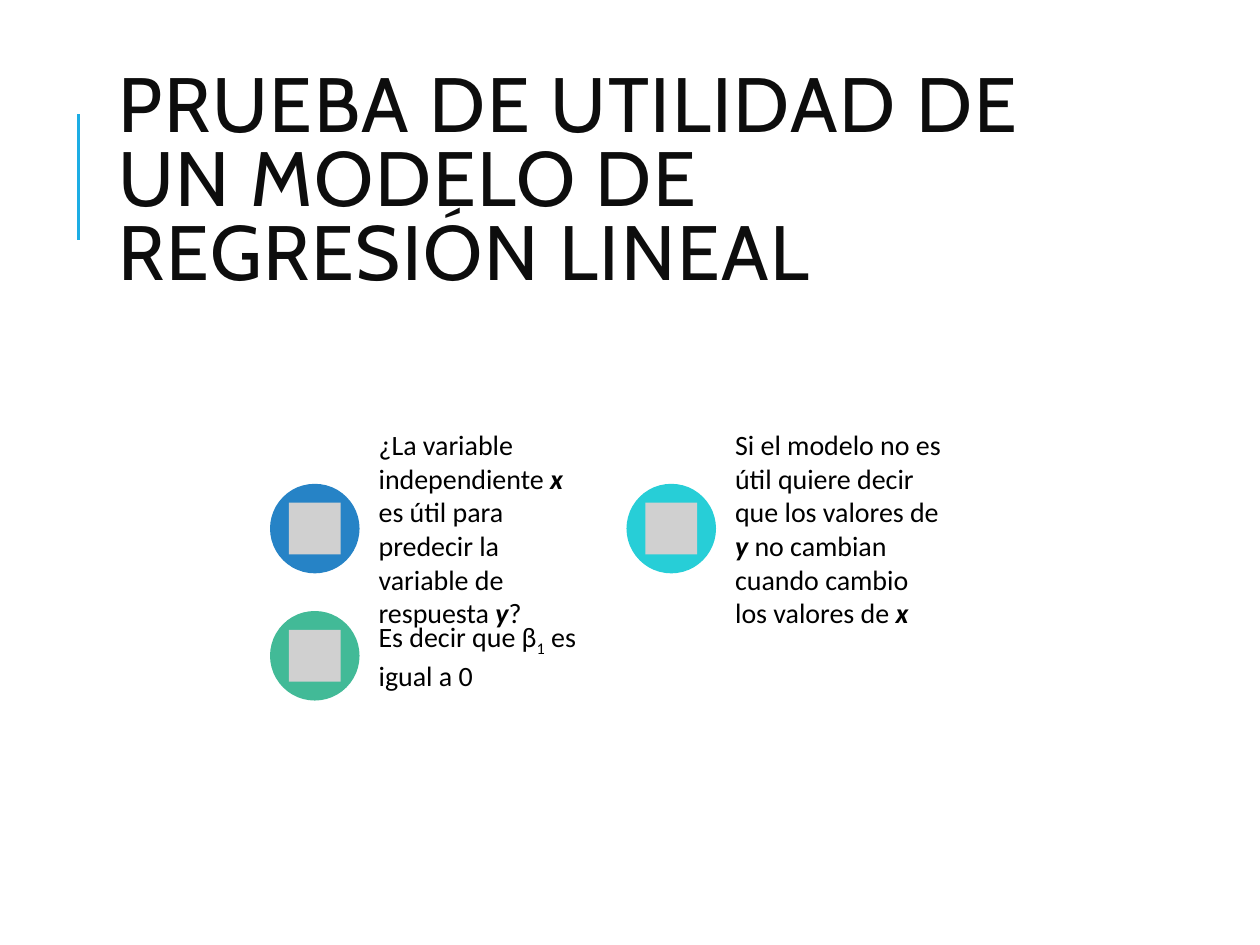
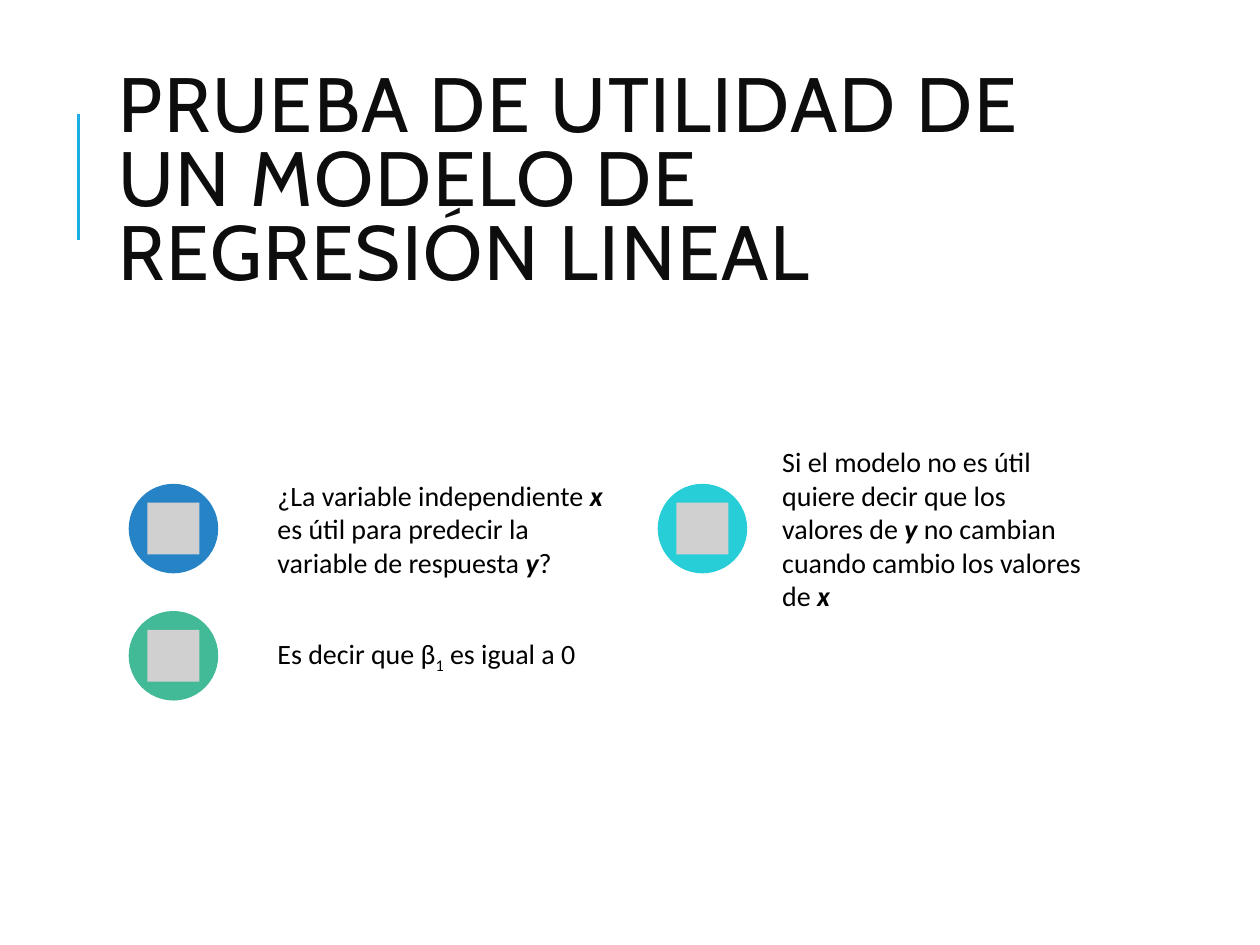
Before and after one commit to delany-ramirez/charlas, a slide deck: slide 12 of PyPereira_LR/Regresion Lineal.pptx. Drawn at 1260x945 pixels with LibreOffice and Linux fonts; fonts in the diff are those of the drawing; grey boxes stand for pictures. Boxes give left, top, right and bottom in pixels: in the first picture for what was removed or moved away, otherwise in the second. Text is boxed around its words. In the diff, an @@ line names an element or a change of style, - is before the commit and + after.

```diff
--- a/PyPereira_LR/Regresion Lineal.pptx
+++ b/PyPereira_LR/Regresion Lineal.pptx
@@ text "Si el modelo no es ..." rewrapped from bbox=[735, 435, 941, 624] to bbox=[782, 452, 1081, 606] @@
@@ text "¿La variable independiente x es ..." rewrapped from bbox=[379, 435, 563, 630] to bbox=[277, 486, 603, 578] @@
@@ ellipse: place and size @@
-ellipse at bbox=[626, 484, 716, 573]
+ellipse at bbox=[658, 484, 747, 573]
@@ picture: place and size @@
-picture at bbox=[645, 503, 697, 554]
+picture at bbox=[677, 503, 728, 554]
@@ 2 pictures, 2 ellipses: place and size @@
-2 pictures, 2 ellipses at bbox=[270, 484, 359, 701]
+2 pictures, 2 ellipses at bbox=[129, 484, 218, 701]
@@ text "Es decir que β1 es ..." rewrapped from bbox=[379, 624, 576, 691] to bbox=[277, 644, 575, 669] @@
```
Also in this commit, not shown: 7 other slides changed.
